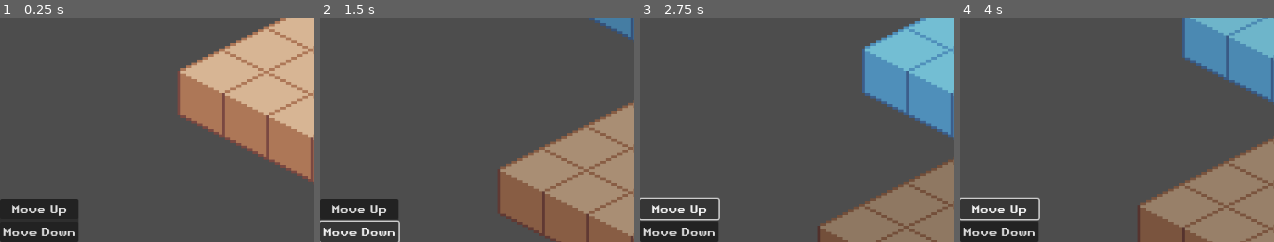
Above: before the commit, frames 1-4 (left to right).
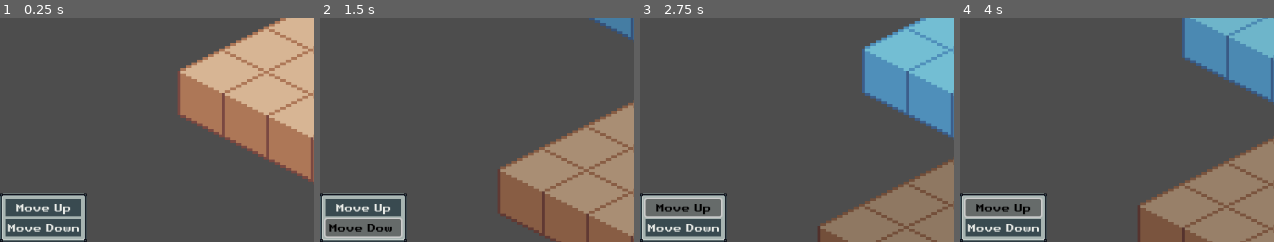
Above: after the commit, the same moments.

Repository: austin226/godot-isometric-demo
Game: Godot game, scene res://level.tscn
Same seed, same stepped clock (60 frames per second), same inputs: the game is played once before the commit and once after it.
Inputs:
- Up to frame 1 (0.25 s): no input
- Up to frame 2 (1.5 s): click "Move Up" at 0.5 s; click "Move Down" at 1.25 s
- Up to frame 3 (2.75 s): click "Move Up" at 2 s
- Up to frame 4 (4 s): click "Move Down" at 2.75 s; click "Move Up" at 3.5 s
The pictures show only the part of the screen within x 0-50%, y 50-100%; the shares and areas given below are measured in that part.

The runs differ from the first frame. In frame 1, 5.7% of the frame differs, in the area x 0-28%, y 78-100%; in frame 2, 5.4%; in frame 3, 5.6%; in frame 4, 5.6%.

Commit message:
Style buttons

Diff:
--- a/ui/hud.tscn
+++ b/ui/hud.tscn
@@ -10,8 +10,8 @@
 anchors_preset = 2
 anchor_top = 1.0
 anchor_bottom = 1.0
-offset_top = -40.0
-offset_right = 40.0
+offset_top = -62.0
+offset_right = 113.0
 grow_vertical = 0
 theme = ExtResource("1_61188")
 
--- a/ui/theme/main_theme.tres
+++ b/ui/theme/main_theme.tres
@@ -1,6 +1,44 @@
-[gd_resource type="Theme" load_steps=2 format=3 uid="uid://duirqvbdd8p67"]
+[gd_resource type="Theme" load_steps=5 format=3 uid="uid://duirqvbdd8p67"]
 
+[ext_resource type="Texture2D" uid="uid://cjjne11rvta0o" path="res://sprite/ui-panel-9patch.png" id="1_7wiqk"]
 [ext_resource type="FontFile" uid="uid://c42lvyi237ycl" path="res://third_party/fonts/retro_gaming/Retro Gaming.ttf" id="1_sguxe"]
+
+[sub_resource type="StyleBoxFlat" id="StyleBoxFlat_jqdl1"]
+content_margin_left = 2.0
+content_margin_top = 2.0
+content_margin_right = 2.0
+content_margin_bottom = 2.0
+bg_color = Color(0.223529, 0.290196, 0.313726, 1)
+
+[sub_resource type="StyleBoxTexture" id="StyleBoxTexture_pj7c1"]
+content_margin_left = 8.0
+content_margin_top = 8.0
+content_margin_right = 8.0
+content_margin_bottom = 8.0
+texture = ExtResource("1_7wiqk")
+texture_margin_left = 5.0
+texture_margin_top = 5.0
+texture_margin_right = 5.0
+texture_margin_bottom = 5.0
 
 [resource]
 default_font = ExtResource("1_sguxe")
+Button/colors/font_color = Color(0.921569, 0.929412, 0.913725, 1)
+Button/colors/font_disabled_color = Color(0, 0, 0, 1)
+Button/colors/font_focus_color = Color(0, 0, 0, 1)
+Button/colors/font_hover_color = Color(0, 0, 0, 1)
+Button/colors/font_hover_pressed_color = Color(0, 0, 0, 1)
+Button/colors/font_outline_color = Color(0, 0, 0, 1)
+Button/colors/font_pressed_color = Color(0, 0, 0, 1)
+Button/colors/icon_disabled_color = Color(0, 0, 0, 1)
+Button/colors/icon_focus_color = Color(0, 0, 0, 1)
+Button/colors/icon_hover_color = Color(0, 0, 0, 1)
+Button/colors/icon_hover_pressed_color = Color(0, 0, 0, 1)
+Button/colors/icon_normal_color = Color(0, 0, 0, 1)
+Button/colors/icon_pressed_color = Color(0, 0, 0, 1)
+Button/styles/disabled = null
+Button/styles/focus = null
+Button/styles/hover = null
+Button/styles/normal = SubResource("StyleBoxFlat_jqdl1")
+Button/styles/pressed = null
+PanelContainer/styles/panel = SubResource("StyleBoxTexture_pj7c1")
